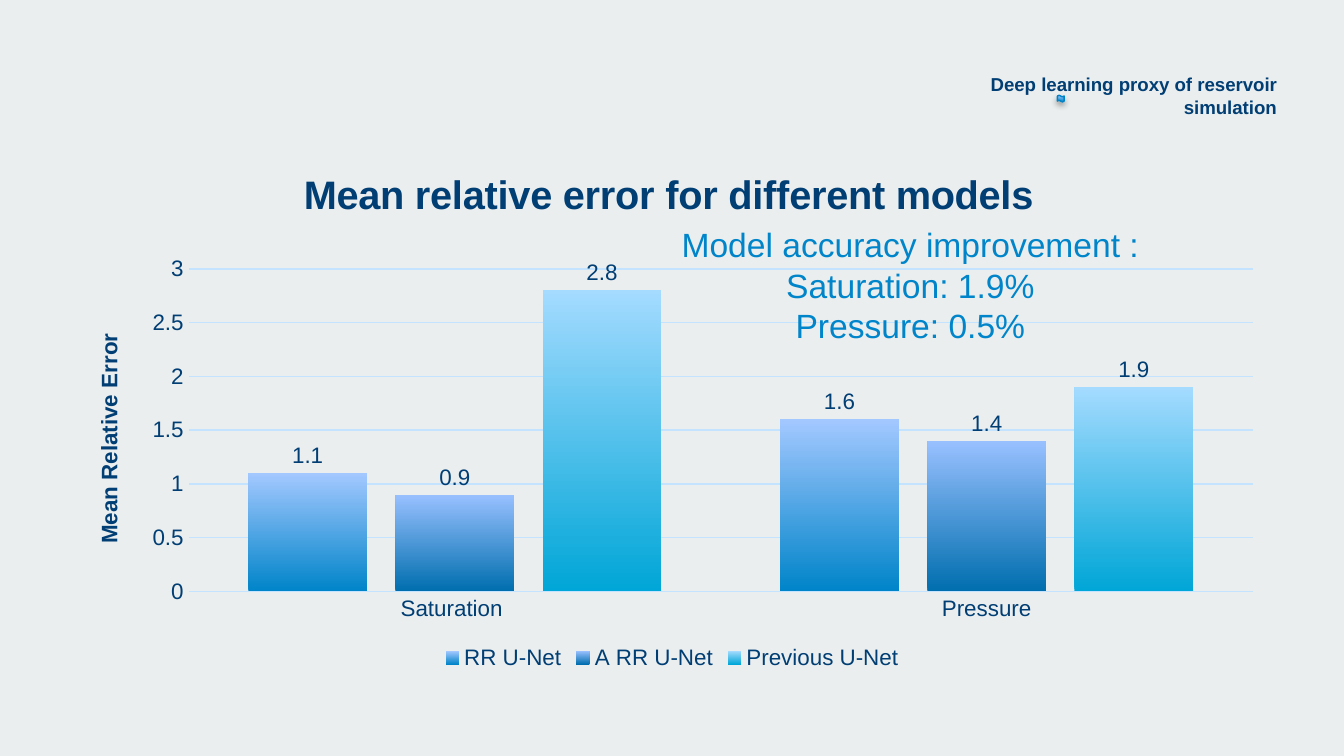
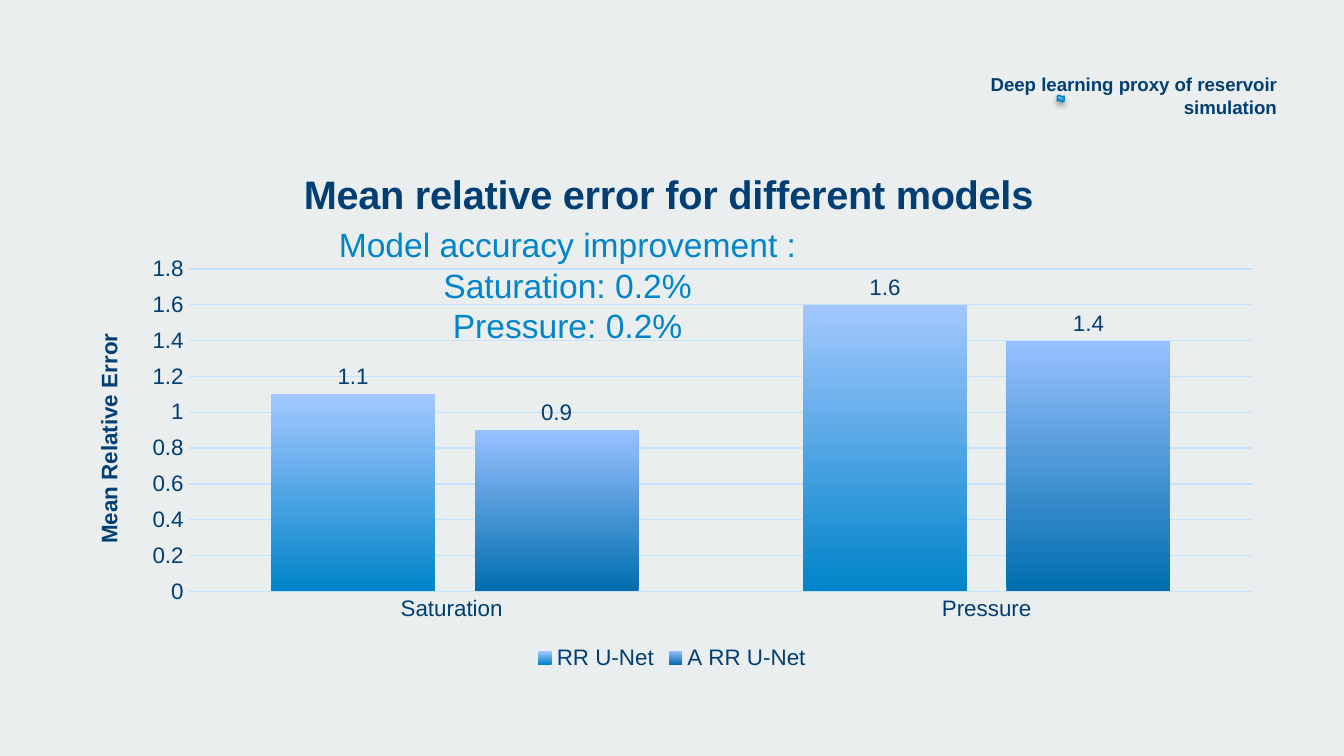
Before and after one commit to acse-srm3018/DeeplearningProxy, a slide deck: slide 9 of RahaMoosavi_presentation_ACSE9.pptx (slide 12 before the commit). Drawn at 1344x756 pixels with LibreOffice and Linux fonts; fonts in the diff are those of the drawing; background and template pictures are left out. Boxes give left, top, right and bottom in pixels: in the first picture for what was removed or moved away, otherwise in the second. Text is boxed around its words. In the diff, an @@ line names an element or a change of style, - is before the commit and + after.

```diff
--- a/RahaMoosavi_presentation_ACSE9.pptx
+++ b/RahaMoosavi_presentation_ACSE9.pptx
@@ column chart at box(67, 163, 1277, 676) @@
-Previous U-Net: 2.8, 1.9
@@ wave "Model accuracy improvement :": place and size @@
-wave "Model accuracy improvement :" at box(653, 235, 1168, 333)
+wave "Model accuracy improvement :" at box(310, 235, 825, 333)
@@ text in wave at box(443, 273, 692, 339): text changed @@
-Saturation: 1.9%
-Pressure: 0.5%
+Saturation: 0.2%
+Pressure: 0.2%
```
Also in this commit, not shown: 11 other slides changed, 3 slides removed.
